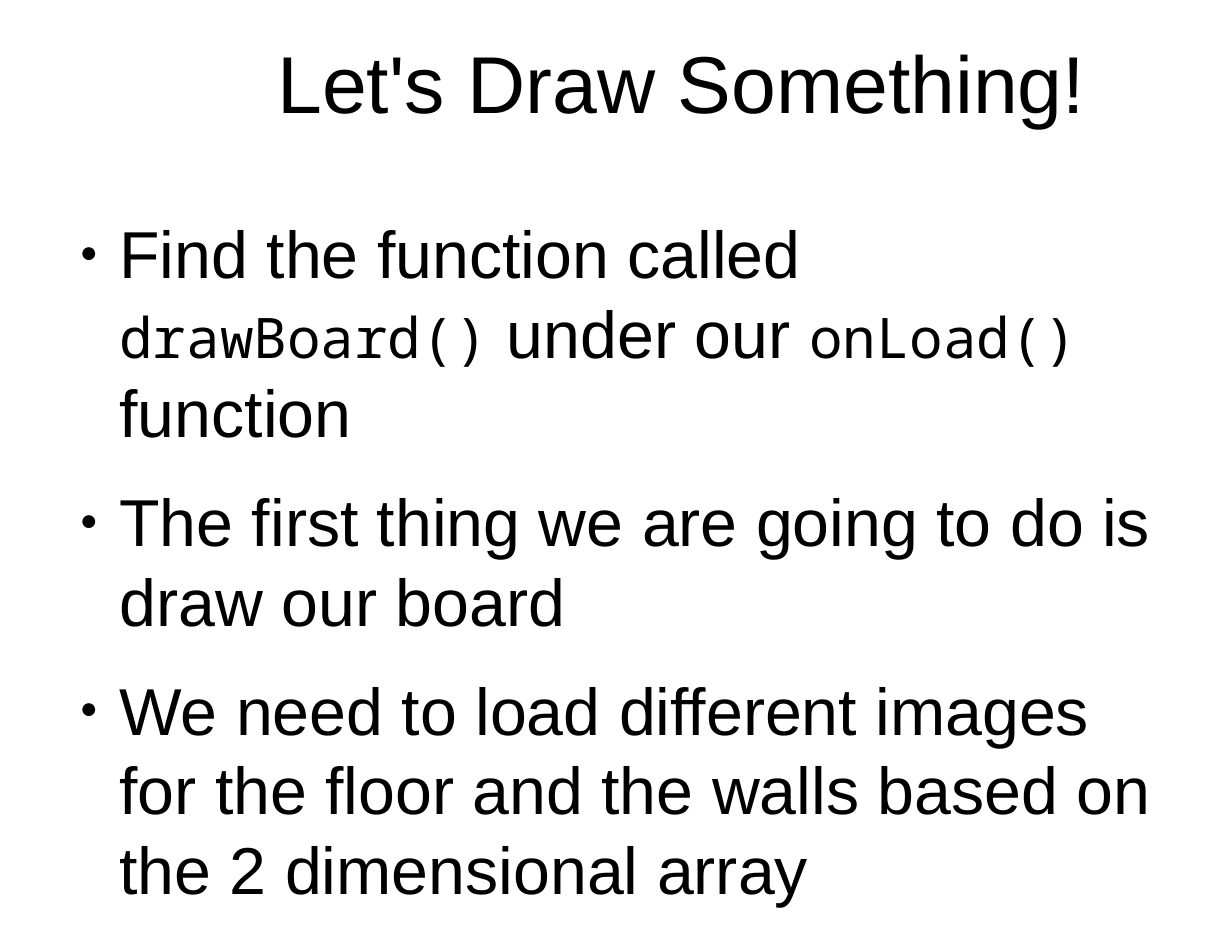
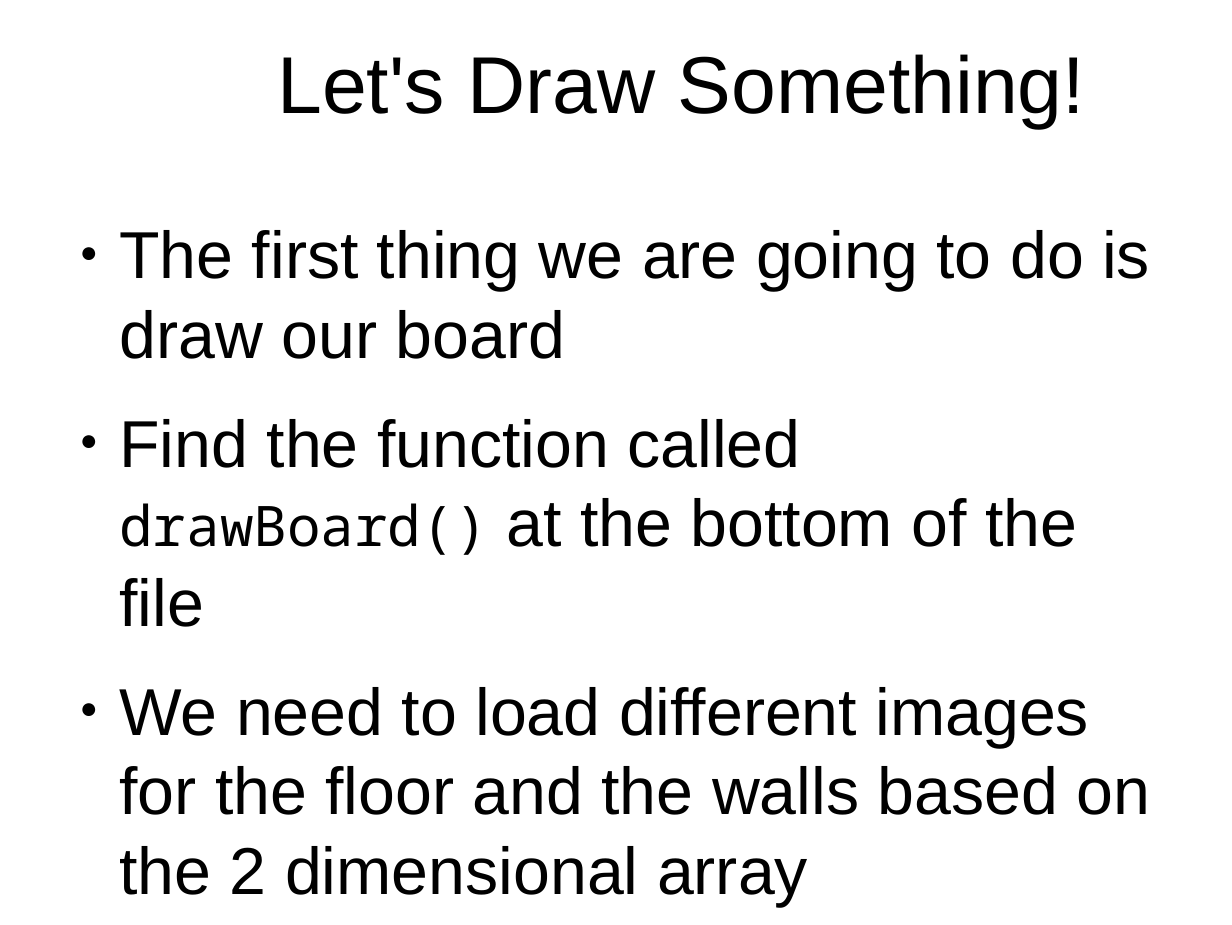
Before and after one commit to originalgrego/Slithers, a slide deck: slide 10 of Slithers - Explorathon 2018.odp (slide 9 before the commit). Drawn at 1232x925 pixels with LibreOffice and Linux fonts; fonts in the diff are those of the drawing; background and template pictures are left out. Boxes give left, top, right and bottom in pixels: in the first picture for what was removed or moved away, otherwise in the second. Text is boxed around its words. In the diff, an @@ line names an element or a change of style, - is before the commit and + after.

Commit message:
Updating presentation images with new code changes, adding more explanatory slides to helper functions, adding in slides about rotation, and adding more presentation images for all the new slides

```diff
--- a/Slithers - Explorathon 2018.odp
+++ b/Slithers - Explorathon 2018.odp
@@ text at bbox=[119, 230, 1077, 438]: paragraph removed @@
-● Find the function called drawBoard() under our onLoad() function
@@ text at bbox=[119, 419, 1077, 627]: paragraph added @@
+● Find the function called drawBoard() at the bottom of the file
```
Also in this commit, not shown: 11 other slides changed, 7 slides added, 1 slide removed, 6 other files.
